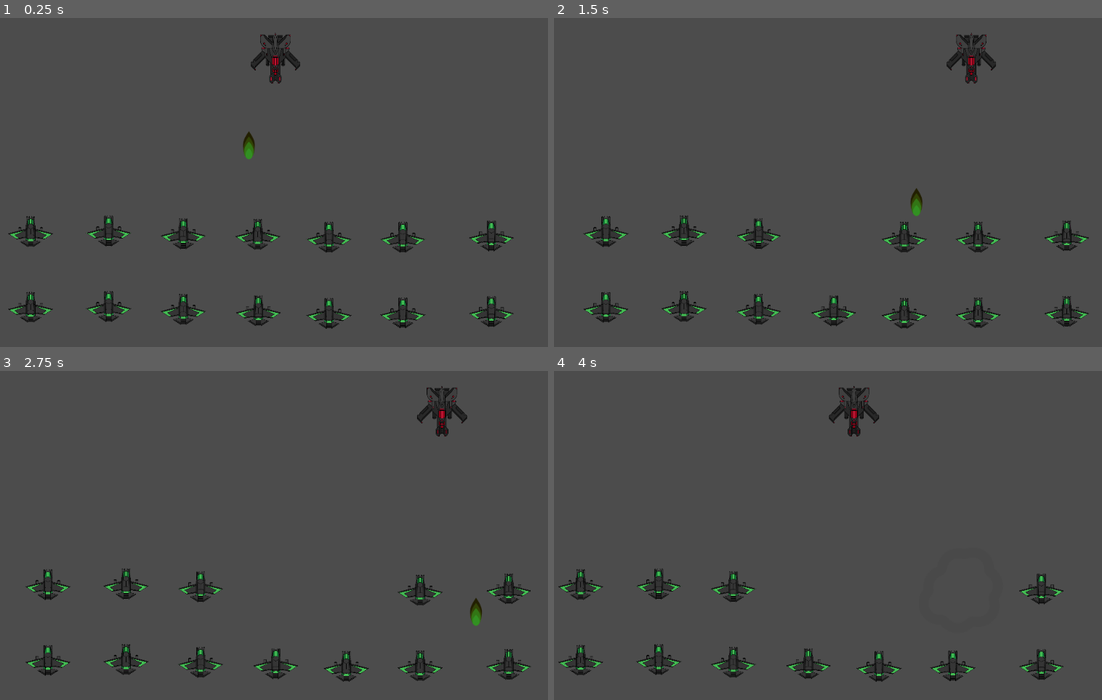
Above: before the commit, frames 1-4 (two rows, left to right).
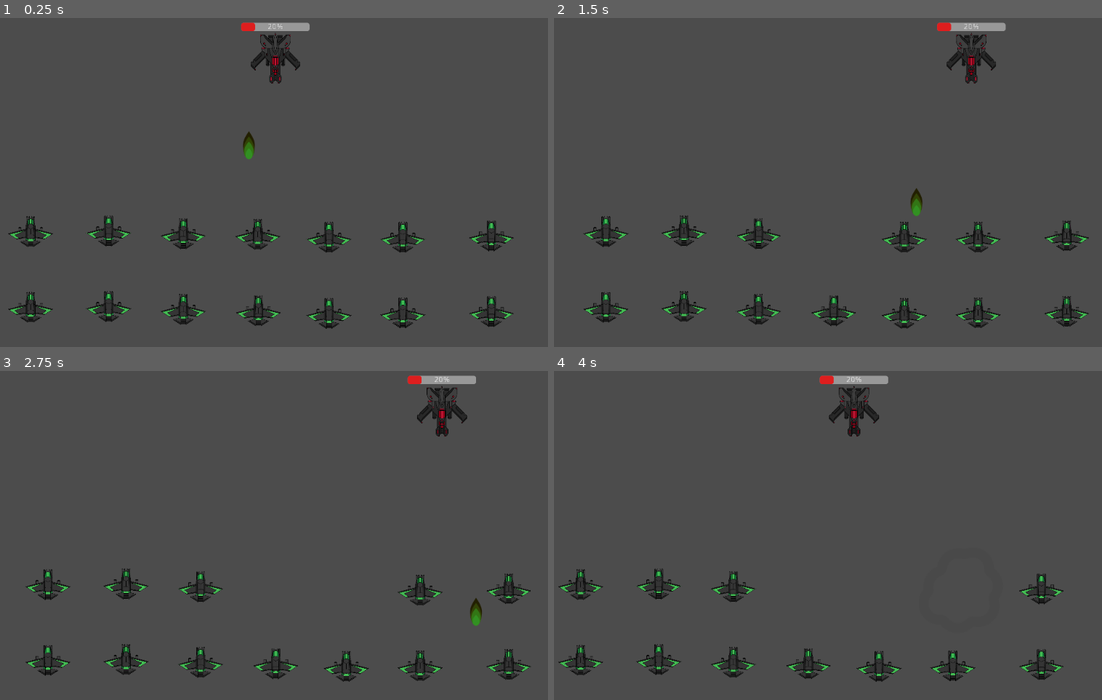
Above: after the commit, the same moments.

Repository: JuroUhlar/invasion_spacers
Game: Godot game, scene res://scenes/World.tscn
The game is run twice, just before and just after one commit, with the same random seed, the same clock (stepped at 60 frames per second) and the same inputs.
Inputs:
- Up to frame 1 (0.25 s): no input
- Up to frame 2 (1.5 s): no input
- Up to frame 3 (2.75 s): no input
- Up to frame 4 (4 s): no input

The runs differ from the first frame. In frame 1, 0.3% of the frame differs, in the area x 43-57%, y 1-4%; in frame 2, 0.3%; in frame 3, 0.3%; in frame 4, 0.3%.

Commit message:
enemy healthbar and death

Diff:
--- a/scenes/Enemy.tscn
+++ b/scenes/Enemy.tscn
@@ -1,23 +1,42 @@
-[gd_scene load_steps=5 format=2]
+[gd_scene load_steps=9 format=2]
 
 [ext_resource path="res://scripts/Enemy.gd" type="Script" id=1]
 [ext_resource path="res://scenes/enemy_bullet.tscn" type="PackedScene" id=2]
-[ext_resource path="res://assets/Spaceship_04_RED.png" type="Texture" id=3]
+[ext_resource path="res://scenes/Explosion.tscn" type="PackedScene" id=3]
+[ext_resource path="res://assets/Spaceship_04_RED.png" type="Texture" id=4]
+[ext_resource path="res://scripts/enemy_health_bar.gd" type="Script" id=5]
 
 [sub_resource type="CircleShape2D" id=1]
 radius = 42.9773
 
+[sub_resource type="StyleBoxFlat" id=2]
+bg_color = Color( 0.87451, 0.121569, 0.121569, 1 )
+border_color = Color( 1, 0.0156863, 0.0156863, 1 )
+corner_radius_top_left = 4
+corner_radius_top_right = 4
+corner_radius_bottom_right = 4
+corner_radius_bottom_left = 4
+
+[sub_resource type="StyleBoxFlat" id=3]
+corner_radius_top_left = 4
+corner_radius_top_right = 4
+corner_radius_bottom_right = 4
+corner_radius_bottom_left = 4
+
 [node name="Enemy" type="Area2D"]
+position = Vector2( 177.562, 74.9345 )
 script = ExtResource( 1 )
 __meta__ = {
 "_edit_group_": true
 }
+health = 20
 bullet = ExtResource( 2 )
+explosion = ExtResource( 3 )
 
 [node name="Sprite" type="Sprite" parent="."]
 rotation = 3.14159
 scale = Vector2( 0.3, 0.3 )
-texture = ExtResource( 3 )
+texture = ExtResource( 4 )
 
 [node name="CollisionShape2D" type="CollisionShape2D" parent="."]
 shape = SubResource( 1 )
@@ -29,4 +48,20 @@
 
 [node name="gun_timer" type="Timer" parent="."]
 one_shot = true
+
+[node name="health_bar" type="ProgressBar" parent="."]
+show_behind_parent = true
+margin_left = -59.8552
+margin_top = -61.8818
+margin_right = 60.1448
+margin_bottom = -47.8818
+custom_styles/fg = SubResource( 2 )
+custom_styles/bg = SubResource( 3 )
+value = 87.1
+script = ExtResource( 5 )
+
+[node name="death_timer" type="Timer" parent="."]
+wait_time = 2.0
+one_shot = true
 [connection signal="area_entered" from="." to="." method="_on_Enemy_area_entered"]
+[connection signal="timeout" from="death_timer" to="." method="_on_death_timer_timeout"]
--- /dev/null
+++ b/scenes/Gui.tscn
@@ -0,0 +1,16 @@
+[gd_scene load_steps=3 format=2]
+
+[ext_resource path="res://scripts/enemy_health_bar.gd" type="Script" id=1]
+
+[sub_resource type="Theme" id=1]
+
+[node name="Control" type="Control"]
+
+[node name="HealthBar" type="ProgressBar" parent="."]
+margin_left = 481.325
+margin_top = 20.9592
+margin_right = 646.325
+margin_bottom = 34.9592
+theme = SubResource( 1 )
+value = 42.27
+script = ExtResource( 1 )
--- a/scripts/Enemy.gd
+++ b/scripts/Enemy.gd
@@ -3,16 +3,23 @@
 export var movement_margin = 100
 export var speed = 200
 export var health = 100
+export var bullet_damage = 20
 var velocityV2 = Vector2()
 var screen_size
 
 export (PackedScene) var bullet
+export (PackedScene) var explosion
+
 onready var bullet_container = get_node("bullet_container")
 onready var gun_timer = get_node("gun_timer")
+onready var health_bar = get_node("health_bar")
+onready var death_timer = get_node("death_timer")
+onready var sprite = get_node("Sprite")
 
 func _ready():
 	velocityV2.x = speed
 	add_to_group("enemies")
+	health_bar.value = health
 	screen_size = get_viewport_rect().size
 
 
@@ -24,20 +31,32 @@
 
 
 func _physics_process(delta):
-	position = position + velocityV2 * delta
+	if death_timer.is_stopped():
+		position = position + velocityV2 * delta
+		if gun_timer.time_left == 0:
+			shoot()
 
 	if position.x > screen_size.x - movement_margin:
 		velocityV2.x = -speed
 	if position.x < movement_margin:
 		velocityV2.x = speed
 
-	if gun_timer.time_left == 0:
-			shoot()
-
 func _on_Enemy_area_entered(area):
 	if area.get_groups().has("player_bullets"):
-		health -= 20
-		print(area.name)
-		if health <= 0:
-			queue_free()
-			get_tree().reload_current_scene()
+		take_damage(bullet_damage)
+
+func take_damage(damage):
+	health -= damage
+	health_bar.value = health
+	if health <= 0:
+		var expl = explosion.instance()
+		get_parent().add_child(expl)
+		expl.position = position
+		sprite.visible = false
+		health_bar.visible = false
+		expl.play()
+		death_timer.start()
+
+func _on_death_timer_timeout():
+	queue_free()
+	get_tree().reload_current_scene()
--- /dev/null
+++ b/scripts/enemy_health_bar.gd
@@ -0,0 +1,14 @@
+extends ProgressBar
+
+# Declare member variables here. Examples:
+# var a = 2
+# var b = "text"
+
+# Called when the node enters the scene tree for the first time.
+func _ready():
+	pass
+
+
+# Called every frame. 'delta' is the elapsed time since the previous frame.
+#func _process(delta):
+#	pass
